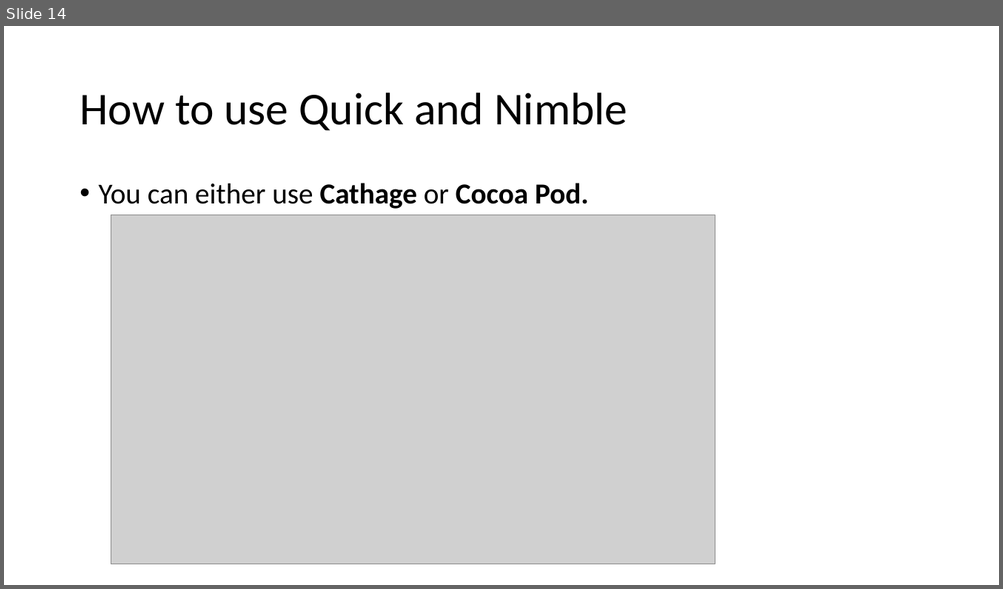
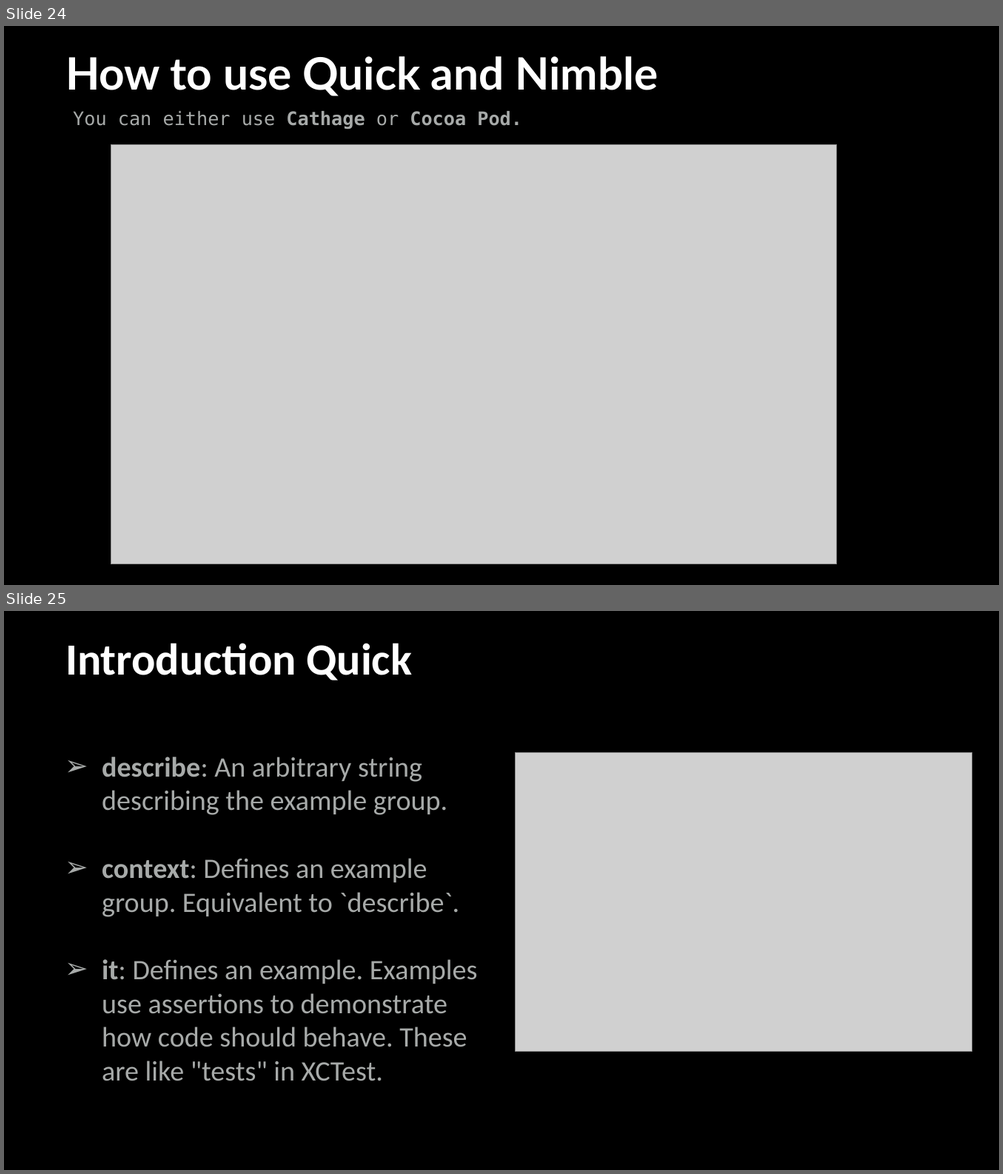
Before and after one commit to vfa-cancc/simpleapp, a slide deck: document/VFA-iOS-testing.pptx. Shown one above the other, each under a label of ours: slide 14 before the commit, slides 24 and 25 after it. The pictures are 1003x589 and 1003x1174 pixels, drawn with LibreOffice and Linux fonts; fonts in the diff are those of the drawing; grey boxes stand for pictures. Boxes give left, top, right and bottom in pixels: in the first picture for what was removed or moved away, otherwise in the second. Text is boxed around its words. In the diff, an @@ line names an element or a change of style, - is before the commit and + after.

```diff
--- a/document/VFA-iOS-testing.pptx
+++ b/document/VFA-iOS-testing.pptx
@@ slide 25 added at (4,611,999,1170), background #FFFFFF; not listed: 1 template element that a slide beside it also shows @@
@@ title added at (65,643,412,681), 43.1 pt, text #FFFFFF, bold @@
+Introduction Quick
@@ text added at (102,757,478,1082), 27.2 pt, text #A7AAA9 @@
+➢ describe: An arbitrary string describing the example group.
+➢ context: Defines an example group. Equivalent to `describe`.
+➢ it: Defines an example. Examples use assertions to demonstrate how code should behave. These are like "tests" in XCTest.
@@ picture added at (515,753,972,1052) @@
@@ what was slide 14 is now slide 24 @@
@@ slide 24 changed as well @@
@@ freeform shape added at (4,26,999,585), fill #000000 @@
@@ title "How to use Quick and ...": place and size @@
-title "How to use Quick and ..." at (79,93,627,130)
+title "How to use Quick and ..." at (65,56,657,96)
@@ title "How to use Quick and ..." at (65,56,657,96): size 44 to 43.1 pt, font Calibri to Lato, text colour #000000 to #FFFFFF, bold on; line spacing 0.9 to 1; vertical alignment middle to top @@
@@ text "You can either use Cathage ...": place and size @@
-text "You can either use Cathage ..." at (99,183,589,209)
+text "You can either use Cathage ..." at (73,111,522,129)
@@ text "You can either use Cathage ..." at (73,111,522,129): size 28 to 18 pt, font Calibri to DejaVu Sans Mono, text colour #000000 to #A7AAA9; bullet • to none; line spacing 0.9 to 1; less space between paragraphs @@
@@ picture: place and size @@
-picture at (111,215,715,565)
+picture at (111,144,836,565)
```
Also in this commit, not shown: 14 other slides changed, 12 other slides added, 1 slide removed, 1 other file.
